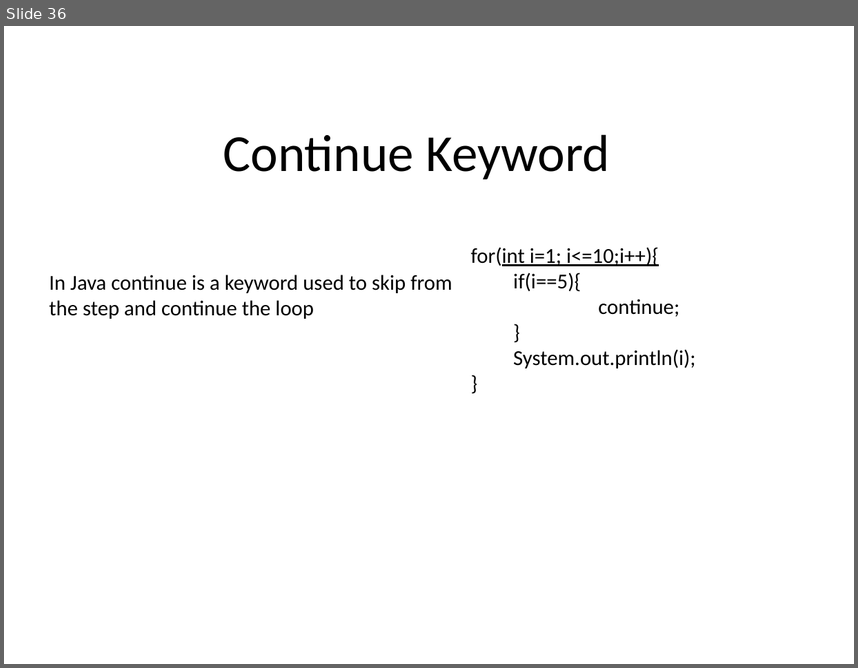
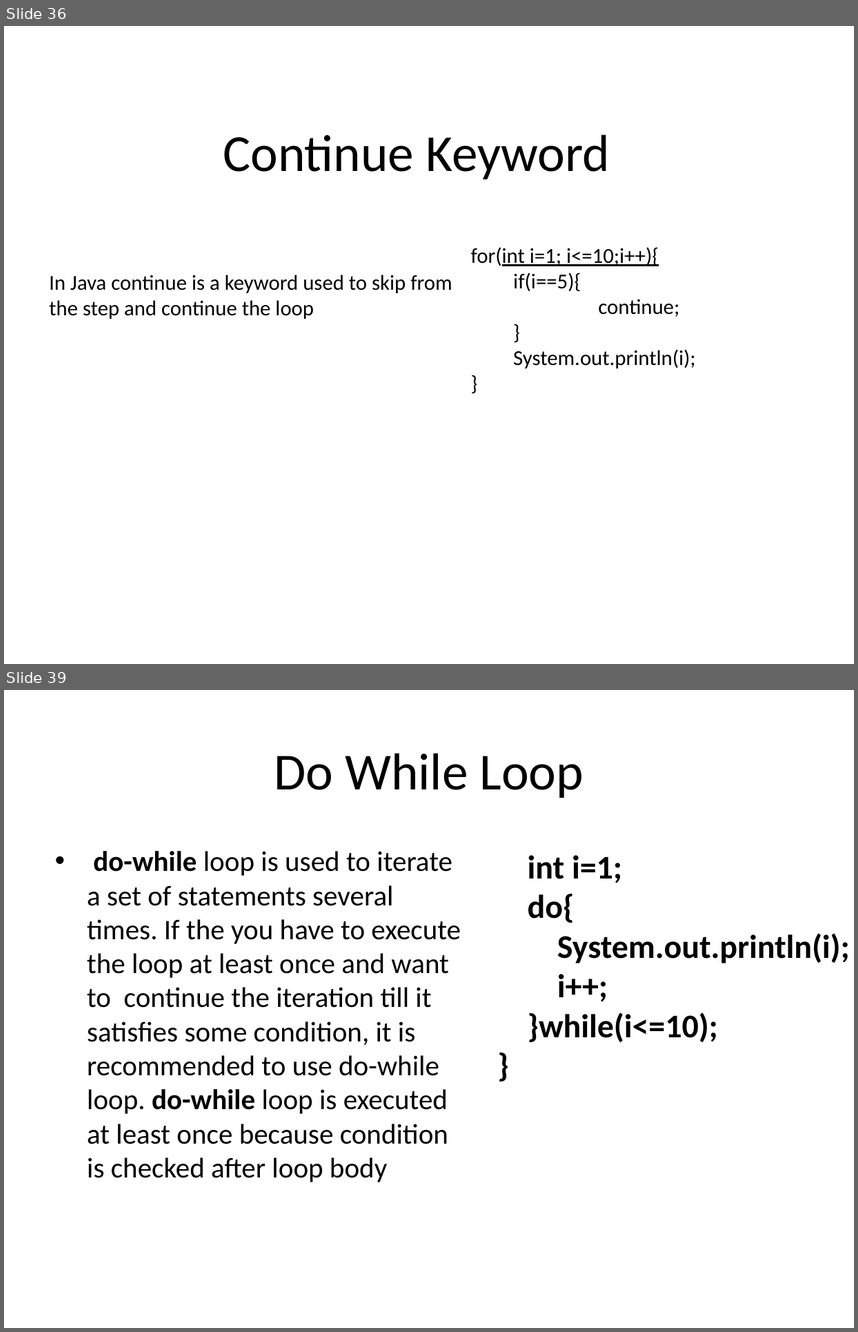
Before and after one commit to sharathchandraGupta/MyRepository, a slide deck: JavaTutorial.pptx. Shown one above the other, each under a label of ours: slide 36 before the commit, slides 36 and 39 after it; the slides between them are not shown. The pictures are 858x668 and 858x1332 pixels, drawn with LibreOffice and Linux fonts; fonts in the diff are those of the drawing. Boxes give left, top, right and bottom in pixels: in the first picture for what was removed or moved away, otherwise in the second. Text is boxed around its words. In the diff, an @@ line names an element or a change of style, - is before the commit and + after.

```diff
--- a/JavaTutorial.pptx
+++ b/JavaTutorial.pptx
@@ slide 39 added at (4,690,854,1328), background #FFFFFF @@
@@ title added at (274,753,584,798), 44 pt, text #000000 @@
+Do While Loop
@@ text added at (87,851,461,1182), 24 pt, text #000000 @@
+• do-while loop is used to iterate a set of statements several times. If the you have to execute the loop at least once and want to continue the iteration till it satisfies some condition, it is recommended to use do-while loop. do-while loop is executed at least once because condition is checked after loop body
@@ text added at (528,855,850,1042), 28 pt, text #000000, bold @@
+int i=1;
+do{
+System.out.println(i);
+i++;
+}while(i<=10);
+}
```
Also in this commit, not shown: 6 other slides added, 2 slides removed.
